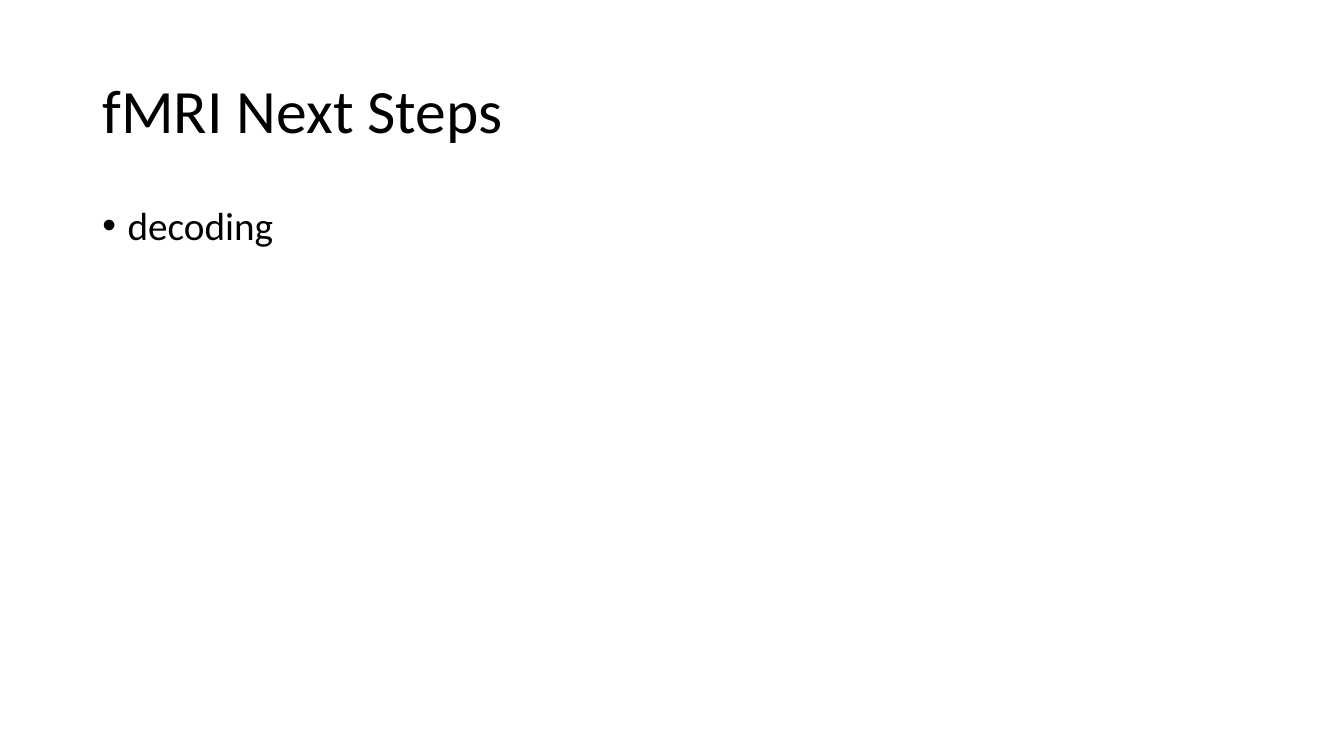
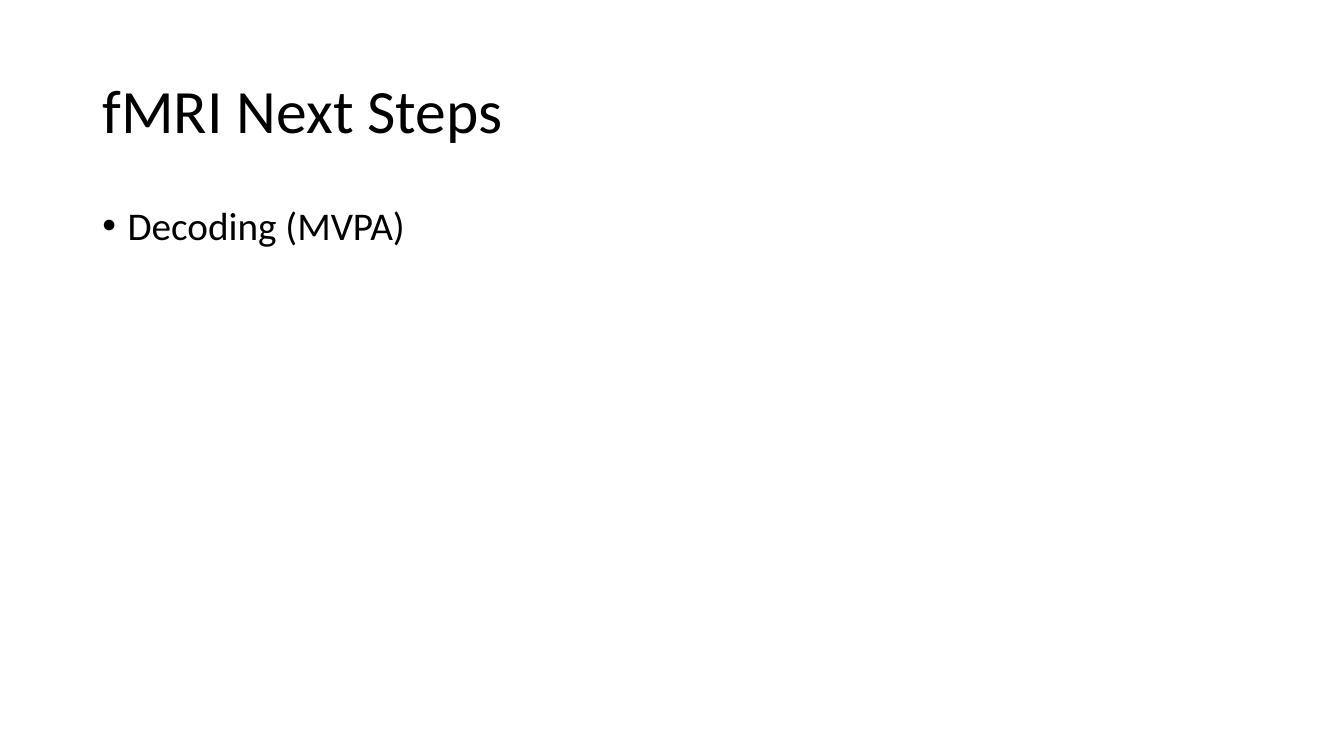
Before and after one commit to jimzhang629/third_year_talk, a slide deck: slide 38 of thirdYearTalk_JZ1.pptx (slide 26 before the commit). Drawn at 1344x756 pixels with LibreOffice and Linux fonts; fonts in the diff are those of the drawing. Boxes give left, top, right and bottom in pixels: in the first picture for what was removed or moved away, otherwise in the second. Text is boxed around its words. In the diff, an @@ line names an element or a change of style, - is before the commit and + after.

```diff
--- a/thirdYearTalk_JZ1.pptx
+++ b/thirdYearTalk_JZ1.pptx
@@ text at (128,211,404,247): text changed @@
-• decoding
+• Decoding (MVPA)
```
Also in this commit, not shown: 14 other slides changed, 22 slides added, 1 slide removed.
